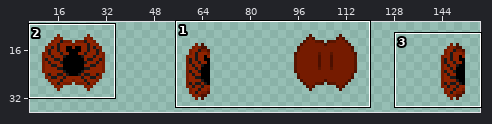
Two states of a sprite sheet, items/active/shields/images/spidershield.png. The picture above shows the old version from afar; the outline marks the close-up.
Close-up. Before:
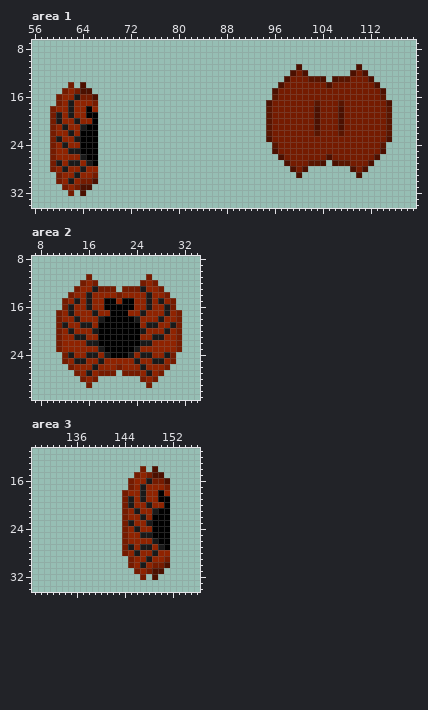
The file is 168x42 pixels. Colours within 5 levels of each other are drawn and written as one. Shown: area 1: x 56..119, y 7..34; area 2: x 7..34, y 8..31; area 3: x 129..156, y 11..34. The wide view leaves out empty margins.
After:
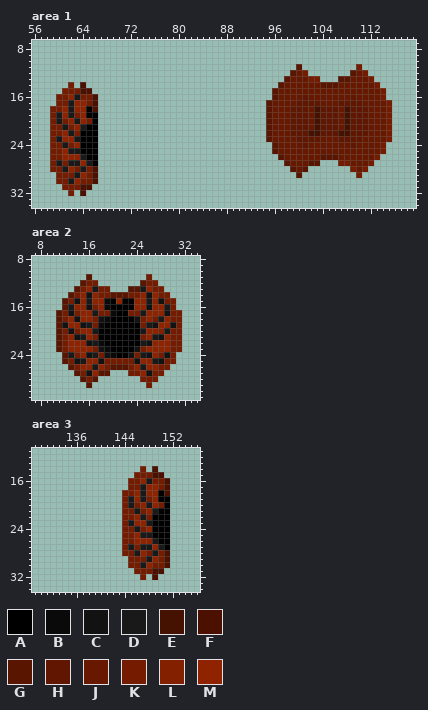
Palette (. is transparent): A #000000  B #0a0a0a  C #121212  D #191919  E #451100  F #4c1000  G #591500  H #601600  J #691800  K #751b00  L #822000  M #8f2300
The commit says: Updated Spider Shield texture
What changed:
Changed rows in their new state; - is an unchanged pixel.
Area 1:
first column x 60:
11 ----------------------------------------G---------K-----
12 ---------------------------------------GJK-------GJK----
13 --------------------------------------GJJJKK.-.--JJJK---
14 -------------------------------------GJJJJJJGGGJJJJJJK--
15 --K---------------------------------GJJJJJJJJJJJJJJJJJK-
16 -K-----------------------------------JJJJHJJJJJJJHJJJJK-
17 -K---KF----------------------------GJJJJHHHHJJJHHHHJJJJK
18 K-----F-----------------------------JJJHHHJEHHHJEHHHJJJK
19 ---K--------------------------------JJJHHHJEHHHJEHHHJJJK
20 -K---K------------------------------JJJHHHJEHHHJEHHHJJJK
21 K-K---------------------------------JJJHHHJEHHHJEHHHJJJK
22 K--K--------------------------------JJJHHHEEHHHEEHHHJJJK
23 -----------------------------------GJJJJHHHHJJJHHHHJJJJK
24 K-K----------------------------------JJJJHJJJJJJJHJJJJK-
25 K-----------------------------------GJJJJJJJJJJJJJJJJJK-
26 K------------------------------------GJJJJJJGGGJJJJJJK--
27 -K------------------------------------GJJJ--.-.KKJJJK---
28 K--K-KF--------------------------------GJG-------KJK----
29 -KK--KF---------------------------------G---------K-----
30 -K------------------------------------------------------
31 --K-----------------------------------------------------
Area 2:
first column x 11:
11 -----G--------------
12 ----GK--------GK----
13 ---GK----.-.GG--K---
14 --GK-C-KKGGGKK-C-K--
15 -GKC----B--------CK-
16 -G---CK-B------C----
17 GKCK---KKB--KK----CK
18 GK-C--KCB----CK-K--K
19 GC--C-KB------K-C--C
20 GKCK-------------L-K
21 GK-C--K-------K--C-K
22 GK---C-B-------C---K
23 GK----KCB----CK----K
24 -G-K-C-KCB--CK-C-KC-
25 -GKC---CKKKKKC---CK-
26 --GK----KGGGK----K--
27 ---GKC-GG.-.---CK---
28 ----GKG--------K----
29 -----G--------------
Area 3:
first column x 145:
15 --K----
16 -K-----
17 -K---KF
18 K-----F
19 ---K---
20 -K---K-
21 K-K----
22 K--K---
24 K-K----
25 K------
26 K------
27 -K-----
28 K--K-KF
29 -KK--KF
30 -K-----
31 --K----
